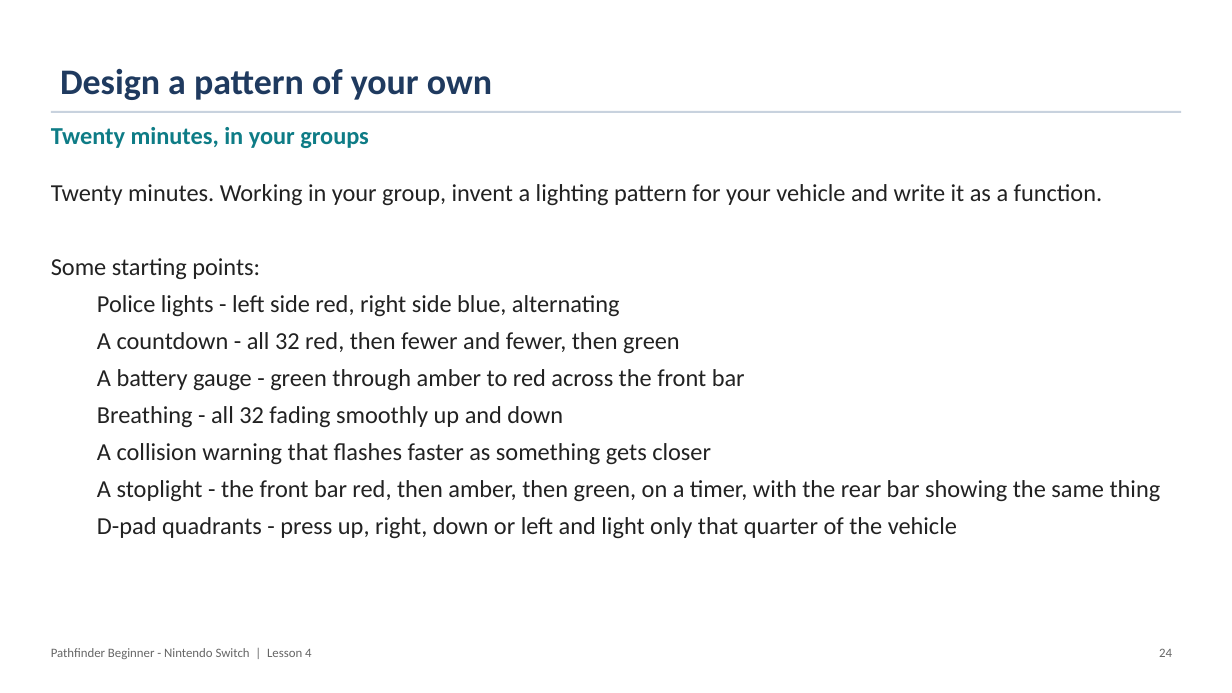
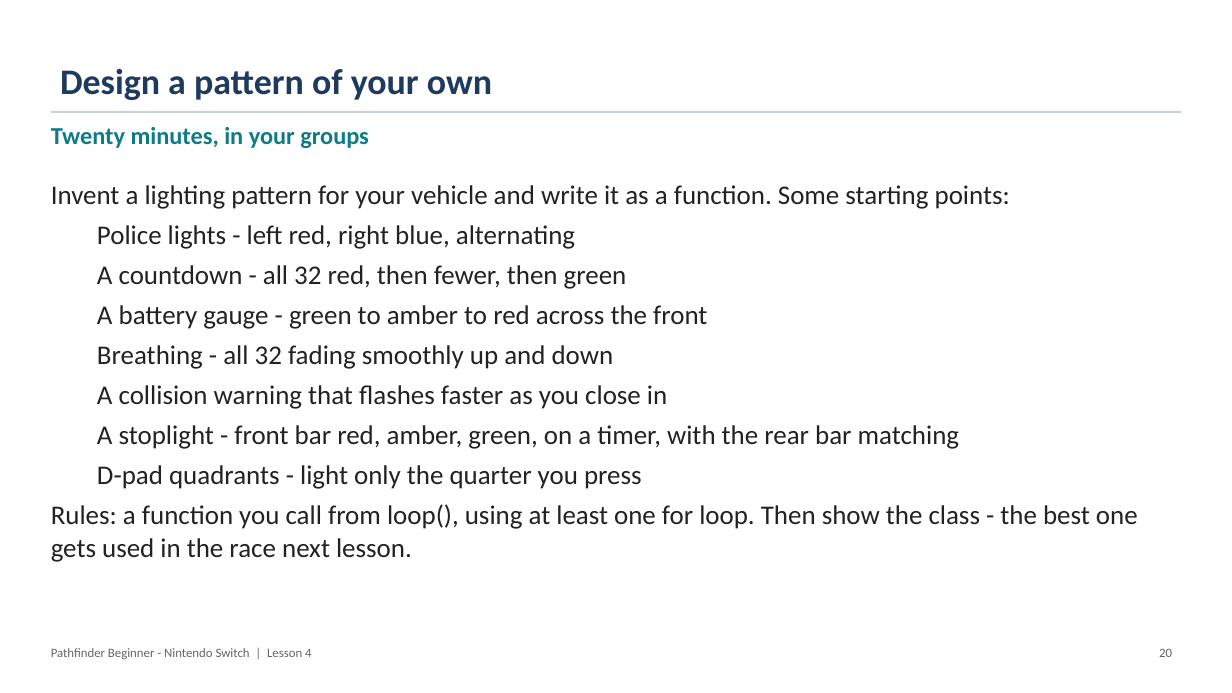
Before and after one commit to PorpoiseRobotics/porpoise-robotics, a slide deck: slide 21 of ground-vehicle/docs/courses/beginner-switch/l4_neopixel_leds.pptx (slide 25 before the commit). Drawn at 1232x693 pixels with LibreOffice and Linux fonts; fonts in the diff are those of the drawing. Boxes give left, top, right and bottom in pixels: in the first picture for what was removed or moved away, otherwise in the second. Text is boxed around its words. In the diff, an @@ line names an element or a change of style, - is before the commit and + after.

```diff
--- a/ground-vehicle/docs/courses/beginner-switch/l4_neopixel_leds.pptx
+++ b/ground-vehicle/docs/courses/beginner-switch/l4_neopixel_leds.pptx
@@ text at (51, 185, 1010, 329): text changed; size 19 to 21 pt @@
-Twenty minutes. Working in your group, invent a lighting pattern for your vehicle and write it as a function.
-Some starting points:
-  Police lights - left side red, right side blue, alternating
-  A countdown - all 32 red, then fewer and fewer, then green
-  A battery gauge - green through amber to red across the front bar
+Invent a lighting pattern for your vehicle and write it as a function. Some starting points:
+  Police lights - left red, right blue, alternating
+  A countdown - all 32 red, then fewer, then green
+  A battery gauge - green to amber to red across the front
@@ text at (97, 345, 614, 369): size 19 to 21 pt in "Breathing - all 32 fading smoothly up ..." @@
@@ text at (51, 385, 1138, 562): text changed; size 19 to 21 pt @@
-  A collision warning that flashes faster as something gets closer
-  A stoplight - the front bar red, then amber, then green, on a timer, with the rear bar showing the same thing
-  D-pad quadrants - press up, right, down or left and light only that quarter of the vehicle
+  A collision warning that flashes faster as you close in
+  A stoplight - front bar red, amber, green, on a timer, with the rear bar matching
+  D-pad quadrants - light only the quarter you press
+Rules: a function you call from loop(), using at least one for loop. Then show the class - the best one gets used in the race next lesson.
@@ text at (1159, 648, 1172, 657): text changed @@
-24
+20
```
Also in this commit, not shown: 16 other slides changed, 1 slide added, 6 slides removed, 16 other files.
